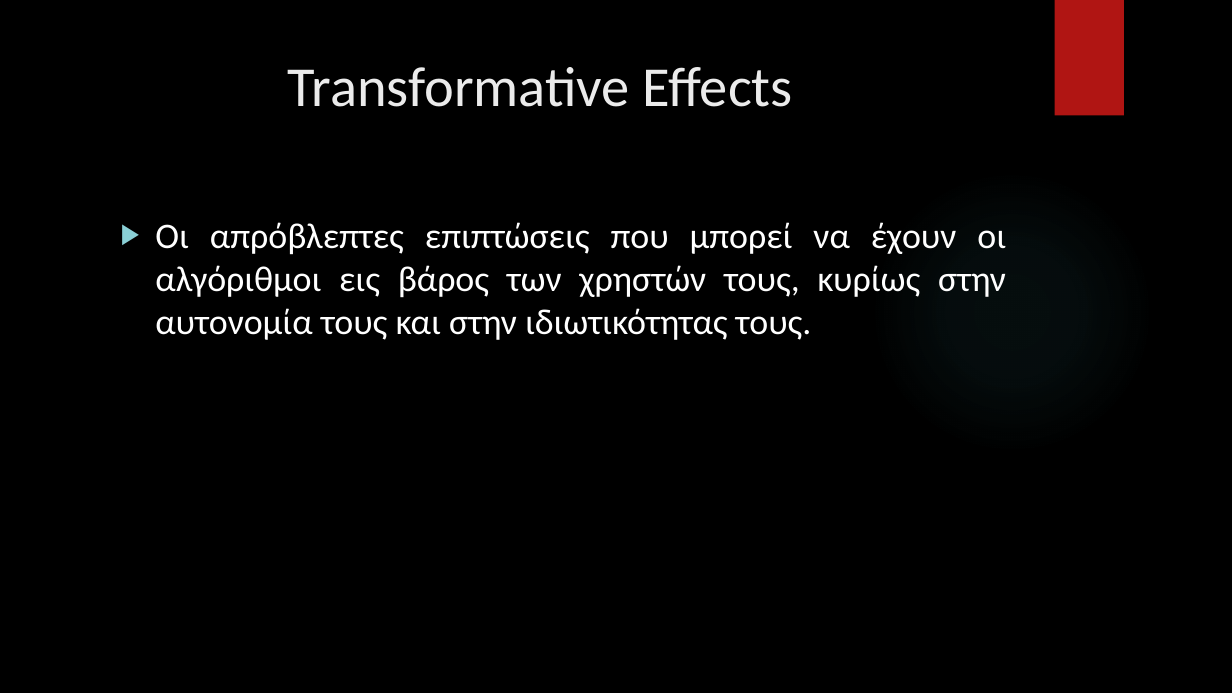
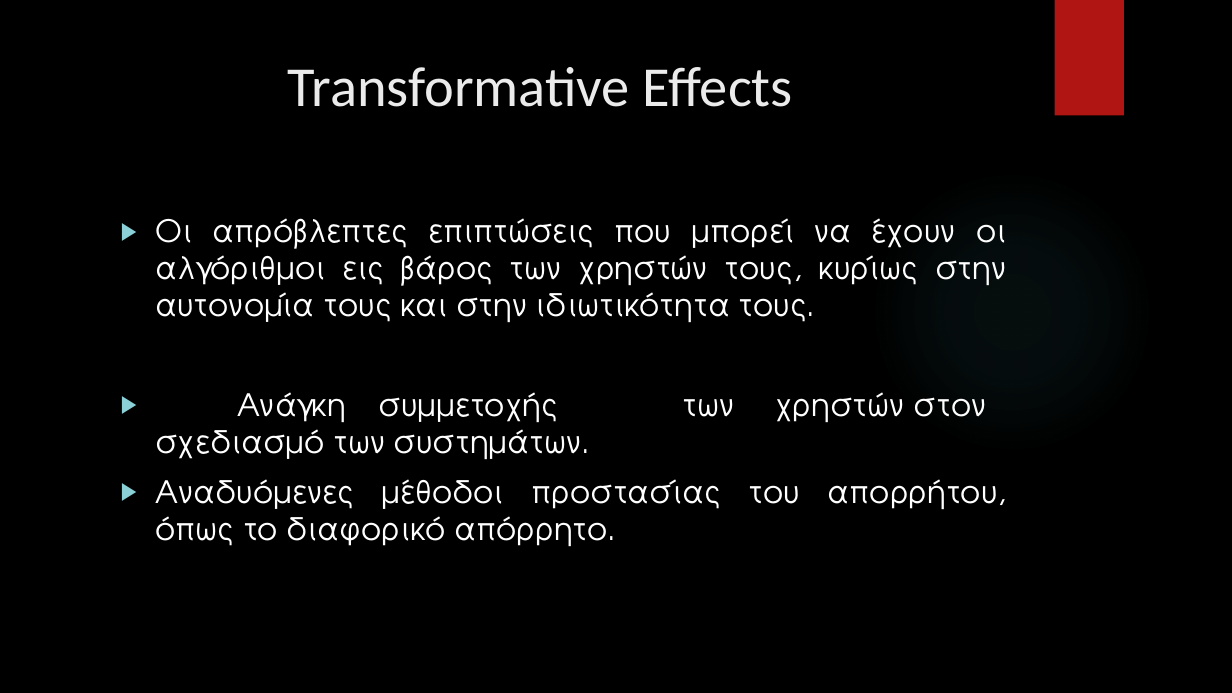
Before and after one commit to VARANE2003/Technical-Writing-Presentation-Project-2024, a slide deck: slide 8 of Presentation/Powerpoint/powerpoint_presentation.pptx. Drawn at 1232x693 pixels with LibreOffice and Linux fonts; fonts in the diff are those of the drawing; background and template pictures are left out. Boxes give left, top, right and bottom in pixels: in the first picture for what was removed or moved away, otherwise in the second. Text is boxed around its words. In the diff, an @@ line names an element or a change of style, - is before the commit and + after.

```diff
--- a/Presentation/Powerpoint/powerpoint_presentation.pptx
+++ b/Presentation/Powerpoint/powerpoint_presentation.pptx
@@ text at <box>155,218,1007,547</box>: text changed; size 28 to 24 pt; font Calibri to TeX Gyre Adventor @@
-▶ Οι απρόβλεπτες επιπτώσεις που μπορεί να έχουν οι αλγόριθμοι εις βάρος των χρηστών τους, κυρίως στην αυτονομία τους και στην ιδιωτικότητας τους.
+▶ Οι απρόβλεπτες επιπτώσεις που μπορεί να έχουν οι αλγόριθμοι εις βάρος των χρηστών τους, κυρίως στην αυτονομία τους και στην ιδιωτικότητα τους.
+▶ Ανάγκη συμμετοχής των χρηστών στον σχεδιασμό των συστημάτων.
+▶ Αναδυόμενες μέθοδοι προστασίας του απορρήτου, όπως το διαφορικό απόρρητο.
```
Also in this commit, not shown: 6 other slides changed.
